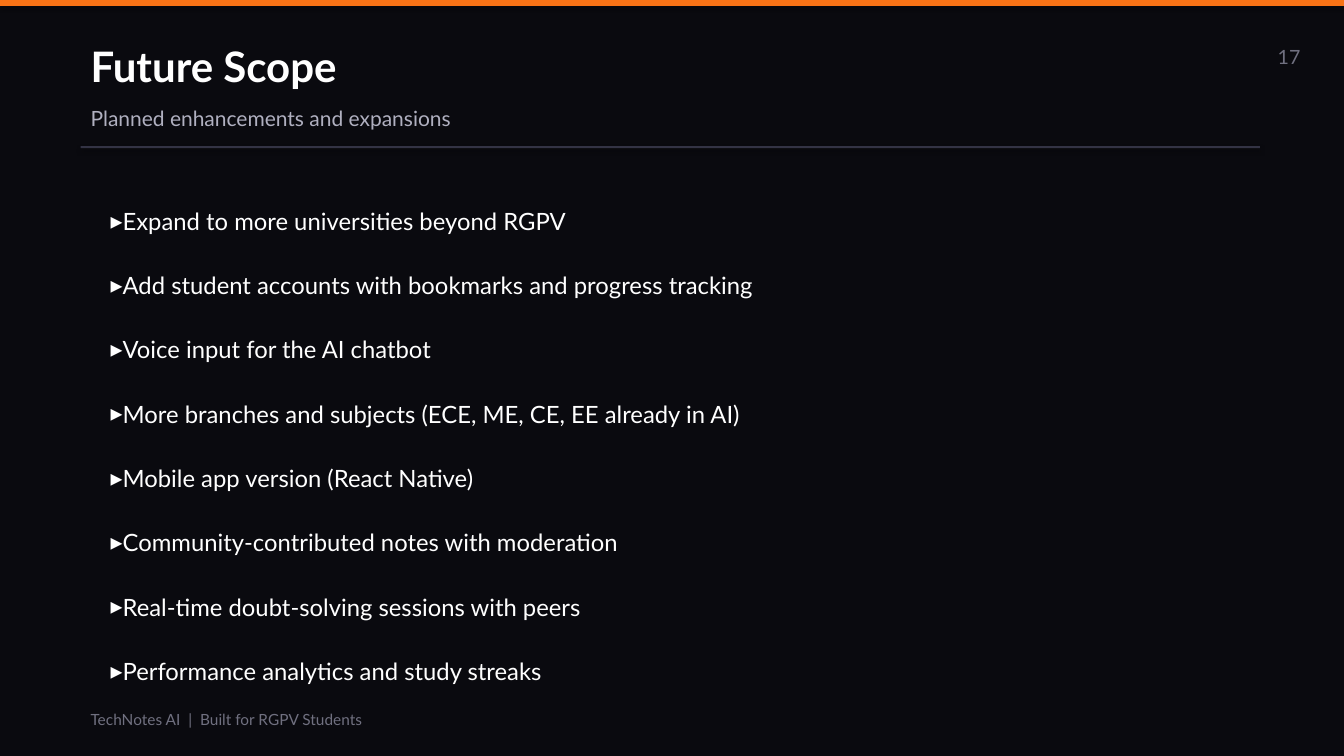
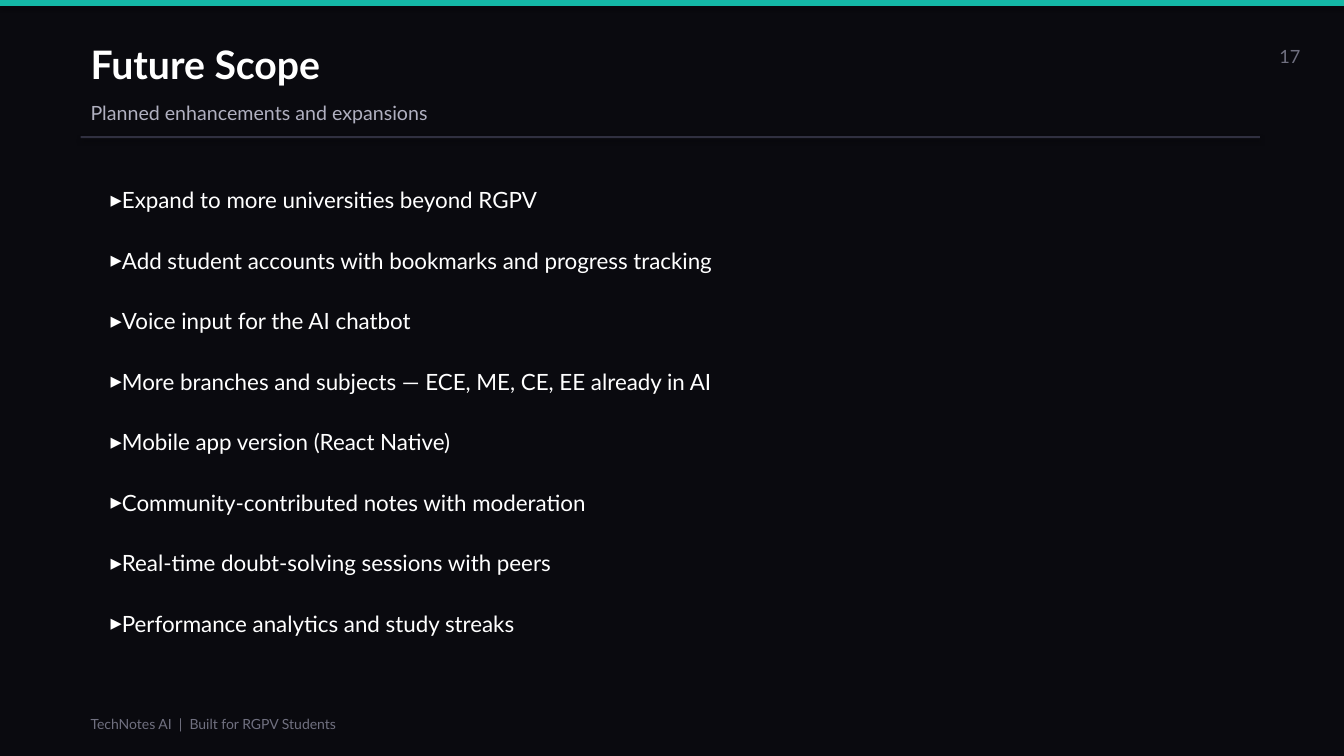
Before and after one commit to Dhruvtiwari059/tecgnotes, a slide deck: slide 17 of TechNotes_AI_Presentation.pptx. Drawn at 1344x756 pixels with LibreOffice and Linux fonts; fonts in the diff are those of the drawing. Boxes give left, top, right and bottom in pixels: in the first picture for what was removed or moved away, otherwise in the second. Text is boxed around its words. In the diff, an @@ line names an element or a change of style, - is before the commit and + after.

```diff
--- a/TechNotes_AI_Presentation.pptx
+++ b/TechNotes_AI_Presentation.pptx
@@ rectangle at <box>0,0,1344,6</box>: fill #F97316 to #14B8A6 @@
@@ text "Future Scope" at <box>91,50,321,86</box>: size 30 to 28 pt @@
@@ text "17" at <box>1279,50,1300,63</box>: size 14 to 13 pt @@
@@ text "Planned enhancements and expansions" at <box>91,105,427,124</box>: size 15 to 14 pt @@
@@ rectangle: place and size @@
-rectangle at <box>81,146,1260,148</box>
+rectangle at <box>81,136,1260,138</box>
@@ rectangle at <box>81,136,1260,138</box>: fill #333344 to #303040 @@
@@ text "Expand to more universities beyond ...": place and size @@
-text "Expand to more universities beyond ..." at <box>123,212,753,621</box>
+text "Expand to more universities beyond ..." at <box>122,191,711,636</box>
@@ text at <box>122,191,711,636</box>: size 17 to 16 pt in "Expand to more universities beyond RGPV", "Add student accounts with bookmarks and progress ...", "Voice input for the AI chatbot", "Mobile app version (React Native)" and 3 more places; less space between paragraphs @@
@@ text at <box>122,373,711,394</box>: text changed; size 17 to 16 pt @@
-▸ More branches and subjects (ECE, ME, CE, EE already in AI)
+▸ More branches and subjects — ECE, ME, CE, EE already in AI
@@ text "TechNotes AI | Built for ..." at <box>91,719,336,729</box>: size 11 to 10 pt @@
```
Also in this commit, not shown: 16 other slides changed, 1 slide added, 1 slide removed.
